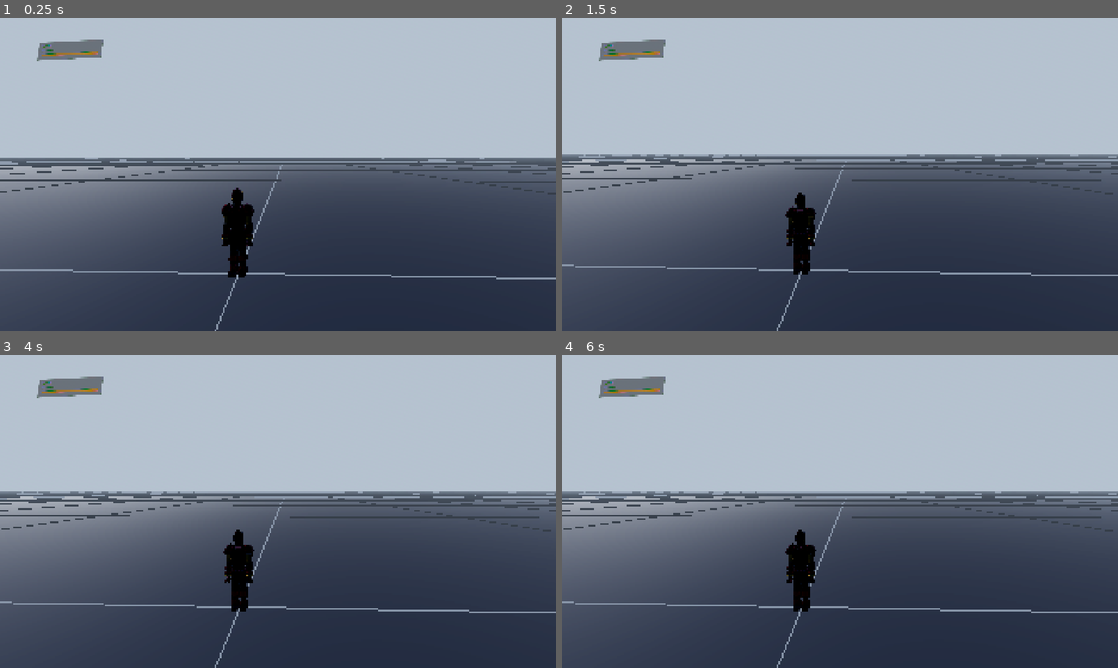
Above: before the commit, frames 1-4 (two rows, left to right).
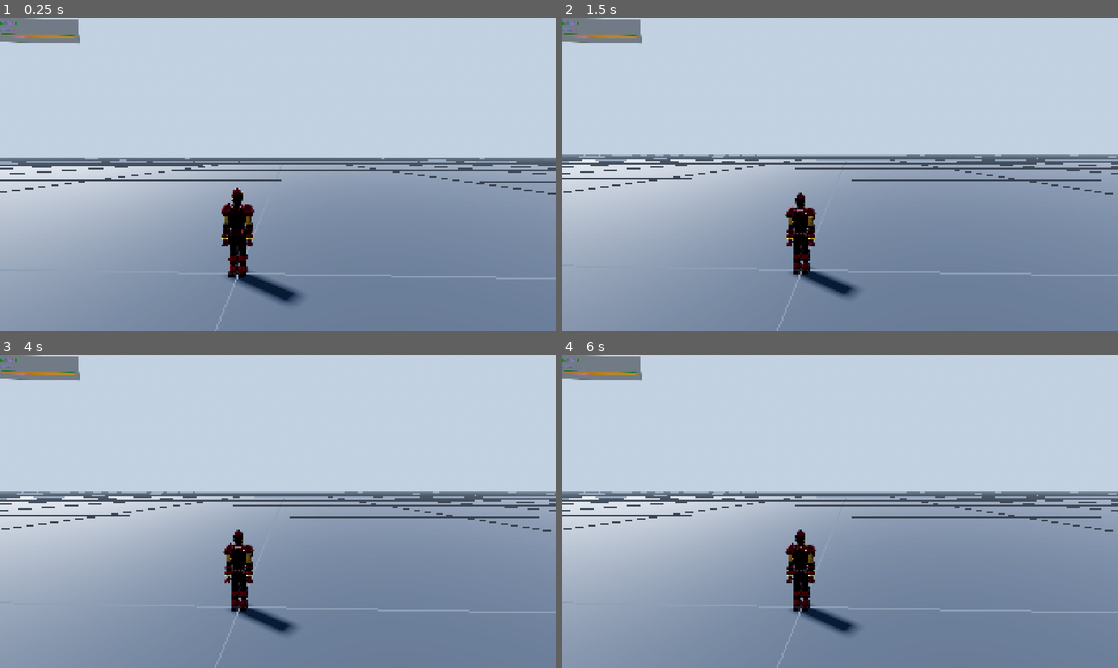
Above: after the commit, the same moments.

Repository: JerzySukiennik/mark-zero-godot
Game: Godot game, scene res://scenes/world/arena.tscn
The game is run twice, just before and just after one commit, with the same random seed, the same clock (stepped at 60 frames per second) and the same inputs.
Inputs (mouse positions are in pixels of both pictures, inside the frame that each line leads up to):
- Up to frame 1 (0.25 s): no input
- Up to frame 2 (1.5 s): move the mouse to (962, 158) at 0.52 s; click (962, 158) at 0.67 s; tap Enter at 1.25 s; drag from (728, 190) to (812, 237) at 1.27 s
- Up to frame 3 (4 s): tap Space at 2, 3.5 s; move the mouse to (333, 442) at 2.02 s; click (333, 442) at 2.17 s; tap Enter at 2.75 s; drag from (250, 574) to (111, 464) at 2.77 s; move the mouse to (444, 558) at 3.52 s; click (444, 558) at 3.67 s
- Up to frame 4 (6 s): drag from (673, 464) to (756, 433) at 4.27 s; move the mouse to (867, 511) at 5.02 s; click (867, 511) at 5.17 s; drag from (756, 433) to (728, 527) at 5.77 s

The runs differ from the first frame. In frame 1, 52% of the frame differs, in the area x 0-100%, y 0-100%; in frame 2, 53%; in frame 3, 53%; in frame 4, 53%.

Commit message:
The sticks fly it, it stops itself, the visor bends inward, and the suit is lit
CONTROLS, revised. There is no throttle button at all now: pushing the left stick
forward IS the throttle, X climbs, and R2 is kept for the one speed decision that
matters — supersonic, Mk II and up. Jurek's call, and the better fit: a trigger is a
pedal, a stick is a direction, and a flying suit is aimed rather than driven.

IT BRAKES ITSELF. Let go of the stick and the suit swings its repulsors round and kills
the speed instead of coasting on drag, which at 300 m/s takes most of a kilometre and
feels like ice. Hands off means stop, which is what a hovering machine should do.

That needed a new mode in the flight model, and the test is why. The retro burn blends
into REVERSE thrust once you have nearly stopped — correct for a button the player is
holding and can let go of, badly wrong for a brake nobody pressed. Measured on the first
attempt: 200 m/s never reached a stop at all and ended up doing 140 m/s backwards, on
its own, with the stick centred. With the blend forced off for the automatic case the
burn only opposes the velocity it can see: 200 m/s to rest in 2.2 s, ending at -2.0.

THE VISOR bent the wrong way and far too hard. It bowed outward like a CRT bulging at
the viewer, which is a screen you look AT; a helmet visor wraps AWAY from you. Sign
flipped, and the strength cut from 0.085 to 0.028 along with the vignette, scanlines and
chromatic edge — a panel a few centimetres from the eye barely bends across the middle,
and the shape should be felt rather than seen.

THE SUIT WAS TOO DARK, and the cause is what it is made of. Metal has almost no diffuse
response: nearly everything you see on polished armour is reflected environment, so
lighting tuned for flat concrete leaves the figure as a silhouette. Sky energy and
ambient raised because in an empty scene the sky IS the key light, plus a cool
shadowless fill from the opposite side — without one the unlit half of the armour goes
to black and the silhouette loses its shape, which is the single biggest reason a metal
subject reads as dark even under a strong key.

Co-Authored-By: Claude Opus 5 <noreply@anthropic.com>

Diff:
--- a/game/scripts/flight/flight_model.gd
+++ b/game/scripts/flight/flight_model.gd
@@ -120,7 +120,18 @@
 		# nearly stopped or already travelling backwards, none of it at speed. Capping the
 		# retro at the impulse that zeroes velocity made a brake that could never produce
 		# reverse motion — "you can't fly backwards any more" was the cost of fixing braking.
-		var beta := 1.0 if (bs > 0.05 and bv.z > 0.7 * bs) else 1.0 - clampf((bs - 4.0) / 8.0, 0.0, 1.0)
+		# STOP-ONLY, for a brake nobody pressed.
+		#
+		# beta is what lets a HELD retro turn into reverse thrust once you have stopped, and
+		# that is right for a button: the player asked for it and can let go. It is wrong for
+		# the automatic brake that runs whenever the stick is centred, because the suit would
+		# come to a halt and then quietly fly off backwards on its own. Measured before this
+		# existed: 200 m/s never reached a stop at all and ended up doing 140 m/s in reverse.
+		#
+		# With beta at zero the burn only ever opposes the velocity it can see, and the cap
+		# below means it converges on a stop rather than shooting past it.
+		var beta := 0.0 if cmd.get("brake_only", false) else \
+			(1.0 if (bs > 0.05 and bv.z > 0.7 * bs) else 1.0 - clampf((bs - 4.0) / 8.0, 0.0, 1.0))
 		var d := Vector3(0, 0, beta)
 		if bs > 0.05:
 			d += bv * (-(1.0 - beta) / bs)
--- a/game/scripts/suit/suit_pilot.gd
+++ b/game/scripts/suit/suit_pilot.gd
@@ -22,6 +22,11 @@
 const FEET_DROP := 1.0
 ## How far the world slows while the aim trigger is held.
 const AIM_TIME_SCALE := 0.22
+## Hands off the stick: how hard the suit stops itself, as a fraction of full retro.
+const AUTO_BRAKE := 0.55
+const AUTO_BRAKE_DEADZONE := 0.12
+## Below this it stops braking, so it settles instead of hunting around zero.
+const AUTO_BRAKE_FLOOR := 1.5
 
 @export var peer_id := 1
 @export var armor_id := "mk1"
@@ -100,32 +105,42 @@
 func _step_local(delta: float) -> void:
 	var look := Pad.look(delta)
 	var move := Pad.move()
-	var aiming := Pad.retro() > 0.25          # L2 — see AIM_SLOWDOWN below
-
-	# FLIGHT IS ONE SPEED, NOT A THROTTLE.
+	var aiming := Pad.retro() > 0.25          # L2 — see AIM_TIME_SCALE
+
+	# THE STICKS FLY IT. Jurek's revision: "R2 do naddźwiękowej, a latanie to po prostu gałki
+	# i X do góry." So there is no throttle button at all — pushing the left stick forward IS
+	# the throttle, X climbs, and R2 is reserved for the one speed decision that matters.
 	#
-	# Jurek's call: "R2 - Lot (stała prędkość, nie ma throttle) + jakiś przycisk żeby wejść w
-	# naddźwiękową". It costs the analog throttle, which was the one thing a pad could do that
-	# a keyboard could not — but it buys the Iron Man reading, where flight is a state you are
-	# in rather than a pedal you modulate, and the only speed decision is whether to go
-	# supersonic. Simpler to fly and much easier to aim from.
-	var throttle := 1.0 if Pad.thrust() > 0.15 else 0.0
-
-	# Supersonic is Mk II and up: the Mk I is a flying oil drum and has no business breaking
-	# the sound barrier.
-	var supersonic := false
-	if throttle > 0.0 and Pad.pressed("boost") and armor_id != "mk1":
-		supersonic = true
+	# This is a better fit for a suit than a trigger was. A trigger is a pedal; a stick is a
+	# direction, and a flying armour is aimed rather than driven.
+	var stick_fwd := -move.y
+
+	# AND IT STOPS ITSELF. "Strój powinien sam hamować." Let go of the stick and the suit
+	# swings its repulsors round and kills the speed, rather than coasting on drag alone —
+	# which at 300 m/s takes most of a kilometre and feels like ice. This is the retro burn
+	# the flight model already has, asked for automatically instead of by a button: hands off
+	# means stop, which is what a hovering machine should do.
+	var thrust := maxf(stick_fwd, 0.0)
+	var retro := maxf(-stick_fwd, 0.0)
+	var brake_only := false
+	if absf(stick_fwd) < AUTO_BRAKE_DEADZONE and model.speed > AUTO_BRAKE_FLOOR:
+		brake_only = true
+		# Eased in over the first few m/s so the last metre per second does not jerk.
+		retro = clampf((model.speed - AUTO_BRAKE_FLOOR) / 12.0, 0.0, 1.0) * AUTO_BRAKE
+
+	# Supersonic on R2, Mk II and up: the Mk I is a flying oil drum and has no business
+	# breaking the sound barrier.
+	var supersonic := Pad.thrust() > 0.35 and armor_id != "mk1"
 
 	# AIMING SLOWS THE WORLD, the way Marvel's Spider-Man does it. Time dilation rather than
-	# a zoom: it buys thinking time instead of magnifying the target, and it makes a snap
-	# decision at 300 m/s possible at all. The suit itself is NOT slowed as much as the world,
-	# which is what makes it feel like the armour is quick rather than the world being sticky.
+	# a zoom: it buys thinking time instead of magnifying the target, which is what makes a
+	# snap decision at 300 m/s possible at all.
 	Engine.time_scale = AIM_TIME_SCALE if aiming else 1.0
 
 	var cmd := {
-		thrust = throttle,
-		retro = 0.0,
+		thrust = thrust,
+		retro = retro,
+		brake_only = brake_only,
 		lateral = move.x,
 		vertical = (1.0 if Pad.pressed("up") else 0.0) - (1.0 if Pad.pressed("down") else 0.0),
 		look = look,
--- a/game/scripts/world/arena.gd
+++ b/game/scripts/world/arena.gd
@@ -28,18 +28,31 @@
 	var env := Environment.new()
 	var sky := Sky.new()
 	var mat := ProceduralSkyMaterial.new()
-	mat.sky_top_color = Color(0.13, 0.22, 0.38)
-	mat.sky_horizon_color = Color(0.58, 0.62, 0.66)
-	mat.ground_bottom_color = Color(0.08, 0.08, 0.09)
-	mat.ground_horizon_color = Color(0.45, 0.47, 0.50)
+	# A brighter sky is not a mood choice here: it IS the suit's key light, because a sky
+	# this size is the only large source in an empty scene.
+	mat.sky_top_color = Color(0.30, 0.45, 0.68)
+	mat.sky_horizon_color = Color(0.82, 0.86, 0.90)
+	mat.ground_bottom_color = Color(0.20, 0.20, 0.22)
+	mat.ground_horizon_color = Color(0.62, 0.64, 0.66)
+	mat.sky_energy_multiplier = 1.25
 	sky.sky_material = mat
 	env.background_mode = Environment.BG_SKY
 	env.sky = sky
 	env.ambient_light_source = Environment.AMBIENT_SOURCE_SKY
-	env.ambient_light_energy = 0.55
+	# The subject is a dark red and gold METAL figure, and metal has almost no diffuse
+	# response — nearly everything you see on it is reflected environment. Lighting tuned for
+	# a city of flat concrete leaves the suit reading as a silhouette. Jurek: "strój jest
+	# zbyt ciemny."
+	env.ambient_light_energy = 1.35
 	env.tonemap_mode = Environment.TONE_MAPPER_ACES
 	env.glow_enabled = true
 	env.glow_intensity = 0.5
+	# Brightens the midtones without blowing the highlights, which is what a metal subject
+	# against a bright sky needs — raising exposure alone would just clip the sky.
+	env.adjustment_enabled = true
+	env.adjustment_brightness = 1.06
+	env.adjustment_contrast = 1.04
+	env.adjustment_saturation = 1.10
 	# Haze over a city this size is not a mood, it is depth: without it the far end of the
 	# island reads as being the same distance away as the next block.
 	env.fog_enabled = true
@@ -52,10 +65,21 @@
 
 	var sun := DirectionalLight3D.new()
 	sun.rotation_degrees = Vector3(-42, -125, 0)
-	sun.light_energy = 1.15
+	sun.light_energy = 1.9
+	sun.light_color = Color(1.0, 0.96, 0.90)
 	sun.shadow_enabled = true
-	sun.directional_shadow_max_distance = 900.0
+	sun.directional_shadow_max_distance = 400.0
 	add_child(sun)
+
+	# A cool fill from the opposite side, with no shadow. Without it the unlit side of the
+	# armour goes to black and the silhouette loses all its shape — the single biggest reason
+	# a metal figure reads as "too dark" even when the key light is strong.
+	var fill := DirectionalLight3D.new()
+	fill.rotation_degrees = Vector3(-18, 55, 0)
+	fill.light_energy = 0.55
+	fill.light_color = Color(0.72, 0.82, 1.0)
+	fill.shadow_enabled = false
+	add_child(fill)
 
 func _sync_suits() -> void:
 	# Anyone in the roster who has no suit yet gets one; anyone who left loses theirs.
--- a/game/shaders/visor.gdshader
+++ b/game/shaders/visor.gdshader
@@ -4,27 +4,33 @@
 // Jurek: the interface should be "trochę wygięte, jakby było od środka hełmu, i ruszać się
 // w stosunku do ekranu trochę". Both halves matter and they do different jobs.
 //
-// THE CURVE is a barrel warp applied to the HUD texture only, never to the 3D behind it.
-// Distorting the world would be a fisheye lens, which is a camera artefact; distorting the
-// OVERLAY is a curved piece of glass a few centimetres from the eye, which is a helmet.
-// Kept small — past about 0.12 the corners start to read as a broken screen rather than a
-// shaped one.
+// THE CURVE bends the HUD INWARD — concave, the way the inside of a visor wraps around your
+// face — and never the 3D behind it. The first version bowed it outward like a CRT bulging
+// at the viewer, which is the opposite shape: a screen you are looking AT rather than a
+// surface wrapped AROUND you. Jurek: "zbyt wygięte i w złą stronę, powinno być do środka."
+//
+// It is also much weaker now. At 0.085 the corners read as a broken screen; a visor a few
+// centimetres from the eye barely bends at all across the middle, and the shape is meant to
+// be felt rather than seen.
 //
 // THE SCANLINE and the vignette are what make it a SCREEN rather than a decal. Without
 // them the curve alone just looks like the text is bent.
 
-uniform float curve : hint_range(0.0, 0.3) = 0.085;
-uniform float vignette : hint_range(0.0, 1.0) = 0.55;
-uniform float scan_strength : hint_range(0.0, 0.5) = 0.06;
+uniform float curve : hint_range(0.0, 0.2) = 0.028;
+uniform float vignette : hint_range(0.0, 1.0) = 0.38;
+uniform float scan_strength : hint_range(0.0, 0.5) = 0.035;
 uniform float scan_density = 620.0;
-uniform float aberration : hint_range(0.0, 4.0) = 1.1;
-uniform float flicker : hint_range(0.0, 1.0) = 0.03;
+uniform float aberration : hint_range(0.0, 4.0) = 0.6;
+uniform float flicker : hint_range(0.0, 1.0) = 0.018;
 
 void fragment() {
 	vec2 uv = UV * 2.0 - 1.0;
 	// Barrel: push each point out by the square of its distance from centre.
 	float r2 = dot(uv, uv);
-	vec2 warped = uv * (1.0 + curve * r2);
+	// MINUS, not plus. Sampling nearer the centre as you move out spreads the edges of the
+	// image outward, which is the concave read — the panel wrapping away from you. Plus did
+	// the reverse and bulged it towards the viewer.
+	vec2 warped = uv * (1.0 - curve * r2);
 	vec2 suv = warped * 0.5 + 0.5;
 
 	if (suv.x < 0.0 || suv.x > 1.0 || suv.y < 0.0 || suv.y > 1.0) {
--- a/game/tools/test_flight.gd
+++ b/game/tools/test_flight.gd
@@ -88,6 +88,17 @@
 	_run(m, _cmd({ thrust = 1.0 }), 40.0)
 	_ok(m.speed > m.spec.top_speed * 0.75, "40 s at full throttle reaches %.0f m/s (target %d)" % [m.speed, m.spec.top_speed])
 
+	# --- hands off the stick: the suit stops itself (see AUTO_BRAKE in suit_pilot.gd)
+	m.position = Vector3(0, 300, 0); m.velocity = Vector3(0, 0, -200); m.basis_ = Basis.IDENTITY
+	var t6 := 0.0
+	while t6 < 12.0 and m.speed > 3.0:
+		# What suit_pilot asks for with the stick centred: eased-in retro, not full.
+		var r: float = clampf((m.speed - 1.5) / 12.0, 0.0, 1.0) * 0.55
+		m.step(STEP, _cmd({ retro = r, brake_only = true }))
+		t6 += STEP
+	_ok(t6 < 6.0, "hands off the stick, 200 m/s coasts to a stop in %.1f s" % t6)
+	_ok(m.velocity.z < 30.0, "and it does not sail off backwards (vz %.1f)" % m.velocity.z)
+
 	# --- every armour loads and flies
 	for id in SuitSpecsS.order:
 		var n: RefCounted = FlightModelS.new()
